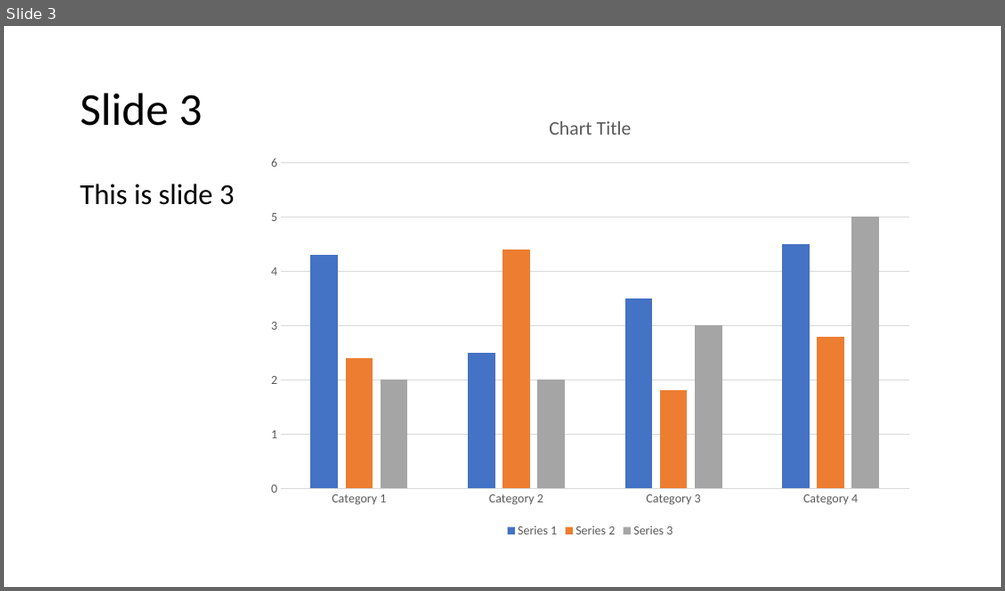
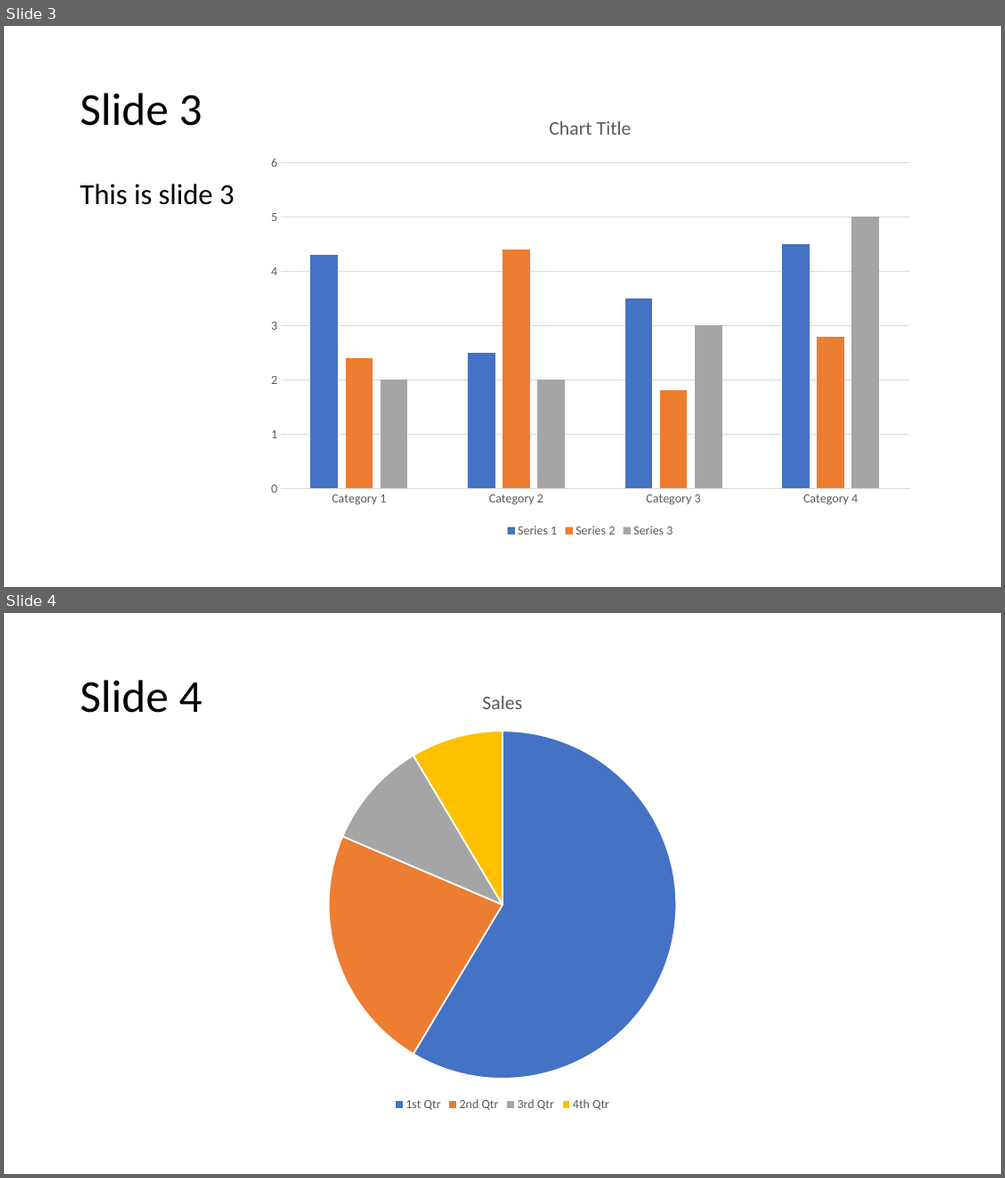
Before and after one commit to cfelstead/PowerPointEditor, a slide deck: PowerPointEditorLib.Tests/ppt-examples/test.pptx. Shown one above the other, each under a label of ours: slide 3 before the commit, slides 3 and 4 after it. The pictures are 1005x591 and 1005x1178 pixels, drawn with LibreOffice and Linux fonts; fonts in the diff are those of the drawing. Boxes give left, top, right and bottom in pixels: in the first picture for what was removed or moved away, otherwise in the second. Text is boxed around its words. In the diff, an @@ line names an element or a change of style, - is before the commit and + after.

```diff
--- a/PowerPointEditorLib.Tests/ppt-examples/test.pptx
+++ b/PowerPointEditorLib.Tests/ppt-examples/test.pptx
@@ slide 4 added at (4,613,1001,1174), background #FFFFFF @@
@@ title added at (80,680,202,713), 44 pt, text #000000 @@
+Slide 4
@@ pie chart added at (170,672,834,1116) @@
+title "Sales"
+categories: 1st Qtr, 2nd Qtr, 3rd Qtr, 4th Qtr
+Sales: 59, 23, 10, 9
```
Also in this commit, not shown: 3 other files.
